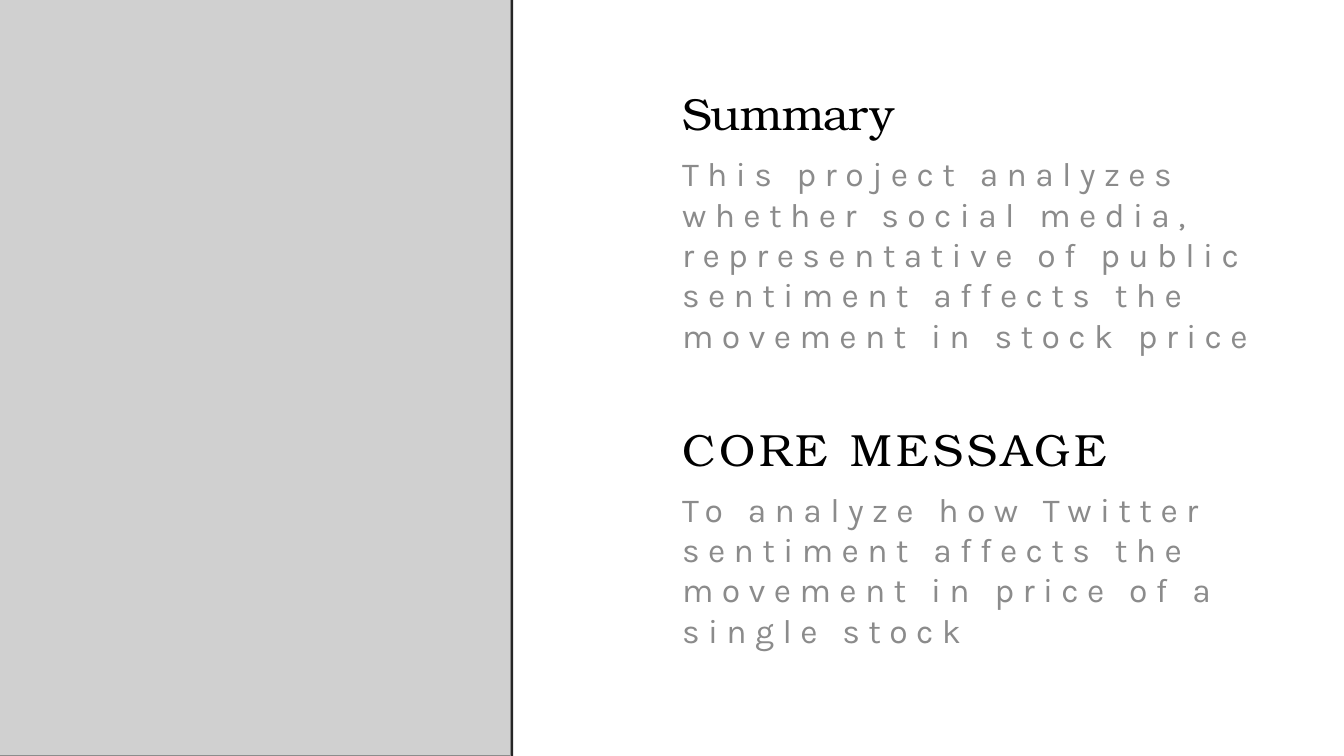
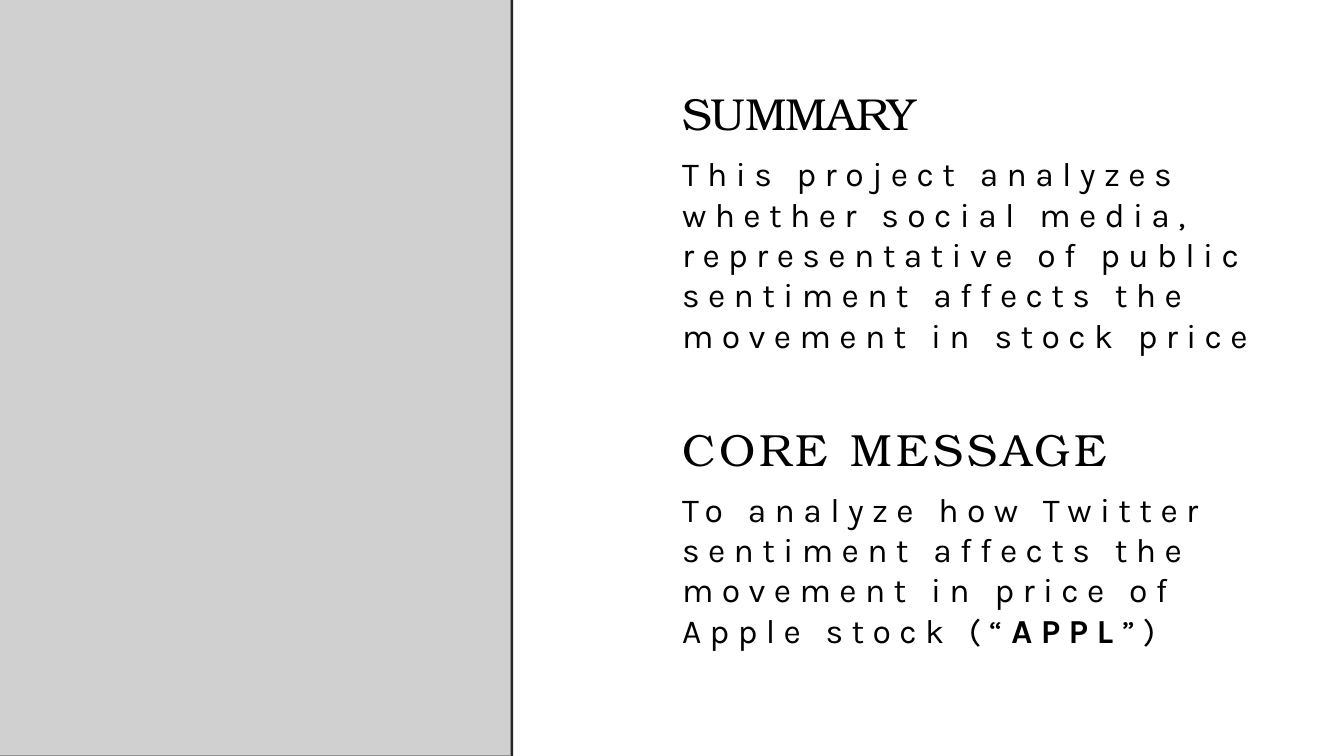
Before and after one commit to you915/Sentiment-Analysis-of-Twitter-Data-for-predicting-Apple-stock-price, a slide deck: slide 2 of Project 2 - Group 4.pptx. Drawn at 1344x756 pixels with LibreOffice and Linux fonts; fonts in the diff are those of the drawing; grey boxes stand for pictures. Boxes give left, top, right and bottom in pixels: in the first picture for what was removed or moved away, otherwise in the second. Text is boxed around its words. In the diff, an @@ line names an element or a change of style, - is before the commit and + after.

```diff
--- a/Project 2 - Group 4.pptx
+++ b/Project 2 - Group 4.pptx
@@ title at (x1=682, y1=99, x2=916, y2=131): text changed @@
-Summary
+SUMMARY
@@ text "This project analyzes whether social ..." at (x1=682, y1=163, x2=1248, y2=356): text colour #8C8C8C to #000000 @@
@@ text at (x1=682, y1=501, x2=1182, y2=651): text changed; text colour #8C8C8C to #000000 @@
-To analyze how Twitter sentiment affects the movement in price of a single stock
+To analyze how Twitter sentiment affects the movement in price of Apple stock (“APPL”)
```
Also in this commit, not shown: 6 other slides changed, 1 slide removed.
